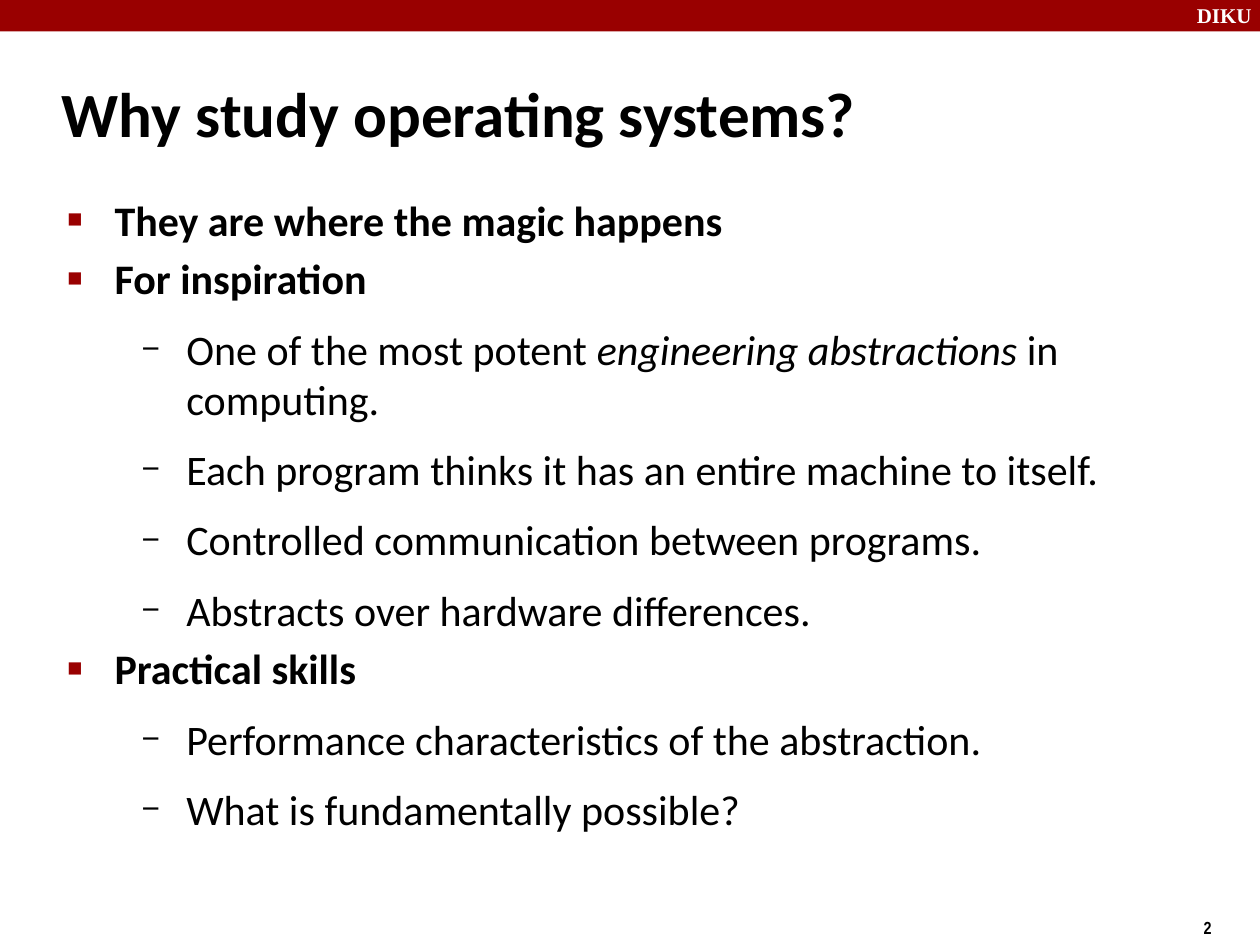
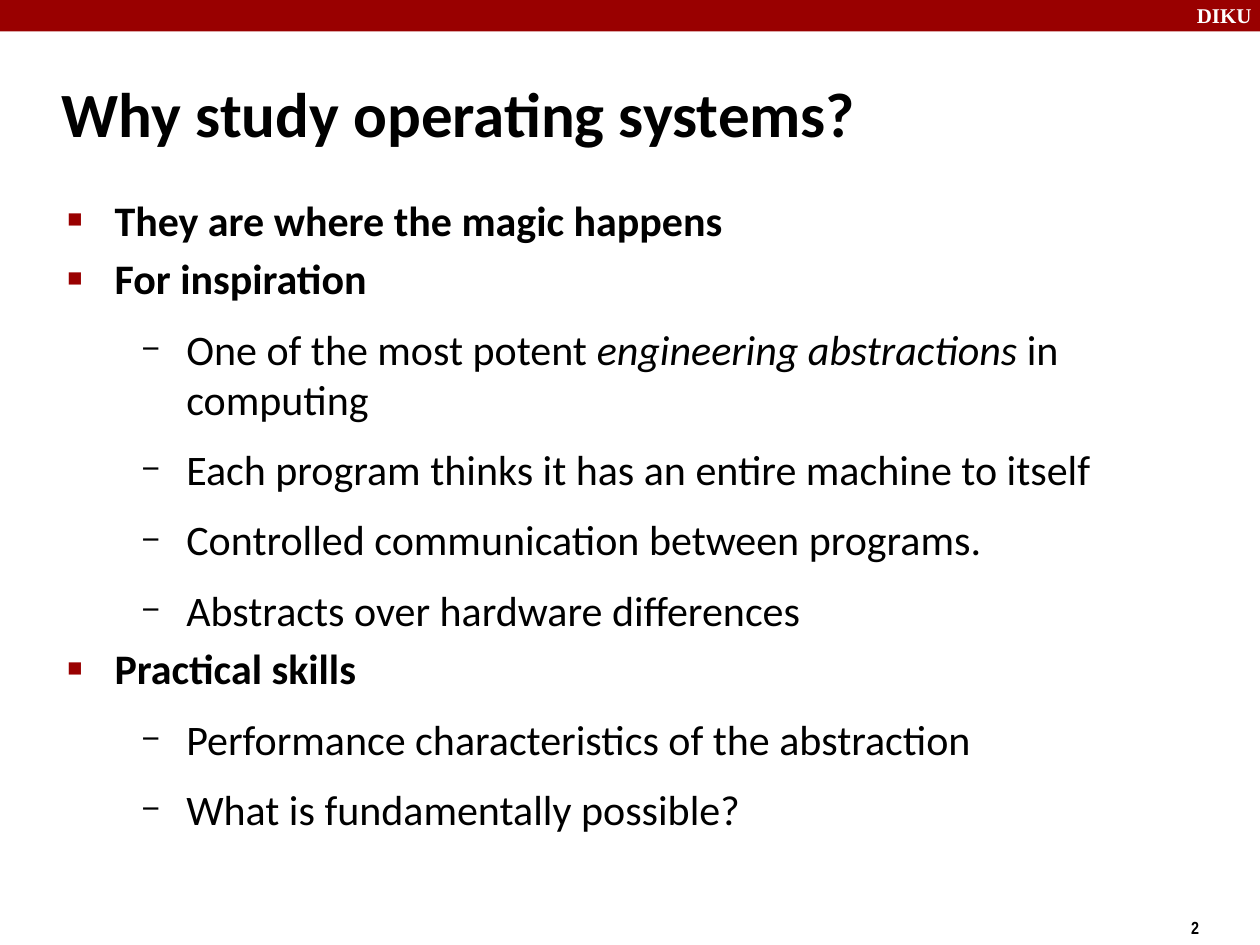
Before and after one commit to diku-compSys/compSys-e2020-pub, a slide deck: slide 2 of material/201019_exceptional_control_flow/exceptional-control-flow.odp. Drawn at 1260x945 pixels with LibreOffice and Linux fonts; fonts in the diff are those of the drawing. Boxes give left, top, right and bottom in pixels: in the first picture for what was removed or moved away, otherwise in the second. Text is boxed around its words. In the diff, an @@ line names an element or a change of style, - is before the commit and + after.

```diff
--- a/material/201019_exceptional_control_flow/exceptional-control-flow.odp
+++ b/material/201019_exceptional_control_flow/exceptional-control-flow.odp
@@ text at (x1=186, y1=335, x2=1090, y2=493): text changed @@
-  − One of the most potent engineering abstractions in computing.
-  − Each program thinks it has an entire machine to itself.
+  − One of the most potent engineering abstractions in computing
+  − Each program thinks it has an entire machine to itself
@@ text at (x1=186, y1=596, x2=800, y2=627): text changed @@
-  − Abstracts over hardware differences.
+  − Abstracts over hardware differences
@@ text at (x1=186, y1=725, x2=970, y2=756): text changed @@
-  − Performance characteristics of the abstraction.
+  − Performance characteristics of the abstraction
@@ page number moved from (x1=1204, y1=921, x2=1212, y2=934) to (x1=1191, y1=921, x2=1199, y2=934) @@
```
Also in this commit, not shown: 52 other slides changed, 4 other files.
